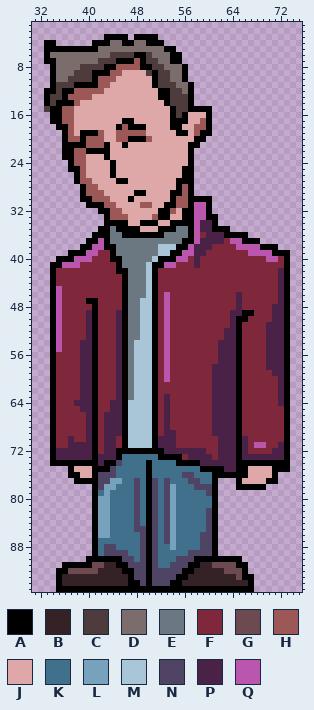
File history of a sprite sheet, Animus/Assets/Art/Player/Death/death1.png. Above: the version before the commit.
The file is 96x96 pixels. Shown: x 31..75, y 1..95.
Palette (. is transparent): A #000000  B #352226  C #4e3c3c  D #7c6d6d  E #6b7881  F #7f283c  G #6d4950  H #9c5757  J #dea8a8  K #41708c  L #76a2bd  M #a8c6d7  N #504465  P #4b2247  Q #ba56ae
Pixels before, first column x 33:
 3 ..........AAAA.AAAA......................
 4 AA......AAADDAADDAAA.....................
 5 AAAAAAAAADDDDDDDDDDDAA...................
 6 ADDDDDDDDDDCCCCAACDDDAA..................
 7 AADDDDDDDCCCAAAHACCDDAA..................
 8 .ADDDDCCCCAAHHHHAACCDDDA.................
 9 .ADDDCCCAAAHHJJJJCACCDDA.................
10 .ADDCCCCAHHHJJJJJJACCDDA.................
11 .ACCCAAAAHHJJJJJJJACCCDDA................
12 AACAAHHHHHJJJJJJJJJAACCDA................
13 ACCAHHHHJJJJJJJJJJJAACCCA................
14 ACAAAHJJJJJJJJJJJJJJACCCA................
15 CAAHHJJJJJJJJJJJJJJJJACCAAAA.............
16 .AAHHJJJJJJJJJJJJJJJJACAJJJA.............
17 .AAHHJJJJJJJJAAJJJJJJAAAJJHA.............
18 ..AAHJJJJJJJAHAAAJJJJAAJJHHA.............
19 ...AHJAAAHJJHHHHHJJJJJAAJHAA.............
20 ...AHHAHHHJJHHAAAHJJJJJJJAA..............
21 ...AAAAHHHAJJAJJJJJJJJJJAA...............
22 ...AAHHAAAAJJJJJJJJJJJJJA................
23 ...AAHHJJJAJJJJJJJJJJJJJA................
24 ....AHHJJJJAJJJJJJJJJJJJA................
25 ....AAHJJJJAJJJJJJJJJJJAA................
26 .....AHJJJJAJJJJJJJJJJJAA................
27 .....AHHJJJJAAJJJJJJJJAAA................
28 ......AHHJJJJJJJJJJJJJAHA................
29 ......AHHHJJJJJAAJJJJAAHA................
30 ......AAHHHJJJAJJJJJJAHHAAAA.............
31 .......AAAHHJJJJHHJJAAHHAQQA.............
32 .........AAHHJJJJJJAAHJAAQQA.............
33 ..........AHHHJJJJHAAJJAAQQAA............
34 ..........AAAAJJAAAJJAAAAQPPA............
35 .........AAEAAAAJJJAAAEEAQPPAAA..........
36 ........AAAEEAAAAAAAEEEEAQFPPPAAAA.......
37 .......AAQAEEEEEEEEEEEEAAQPPPPFQQAAA.....
38 ......AAQQAAEEEEEEEMMMAAQPPPFFFFQQQQAAA..
39 ....AAAQQFFAEEEEEEEMMAAQQPPFFFFFFFQQQQAAA
40 ..AAAQQQFFFAAEEEEEMAAAQQFPFFFFFFFFFFFQQFA
41 .AAQQQFFFFFFAEEEEMAAQQFFFPFFFFFFFFFFFFFFA
42 .AFFFFFFFFFFAAEEEMAFFFFFFFFFFFFFFFFFFFFPA
43 .AFFFFFFFFFFFAEEEMAFFFFFFFFFFFFFFFFFFFFPA
44 .AFFFFFFFFFFFAEEEMAFFFFFFFFFFFFFFFFFFFFPA
45 .AQFFFFFFFFFFAEEEMAFFFFFFFFFFFFFFFFFFFFPA
46 .AQFFFFFFFFFFAEEEMAFQFFFFFFFFFFFPFFFFFFPA
47 .AQFFFFAAFFFFAEEMMAFQFFFFFFFFFFFPFFFFFFPA
48 .AQFFFFFAFFFFAEEMMAFQFFFFFFFFFFFPFFFFFPPA
49 .AQFFFFPAFFFPAEEMMAFQFFFFFFFFFFPPAAFFFPPA
50 .AQFFFFPAFFFPAEEMMAFQFFFFFFFFFFPAAFFFFPPA
51 .AQFFFFPAFFFPAEEMMAFQFFFFFFFFFFPAFFFFPPPA
52 .AQFFFFPAFFFPAEEMMAFQFFFFFFFFFPPAFFFFPPPA
53 .AQFFFFPAFFFPAEEMMAFQFFFFFFFFFPPAFFFFPPPA
54 .AQFFFPPAFFFPAEMMMAFQFFFFFFFFPPPAFFFFPPPA
55 .AQFFFPPAFFFPAEMMMAFQFFFFFFFFPPPAFFFFPPPA
56 .AFFFFPPAFFFPAEMMMAFQFFFFFFFFPPPAFFFFPPPA
57 .AFFFFPPAFFFPAEMMMAFQFFFFFFFFPPPAFFFFPPPA
58 .AFFFFPPAFFFPAEMMMAFQFFFFFFFPPPPAFFFFPPPA
59 .AFFFFPPAFFFPAEMMMAFQFFFFFFFPPPPAFFFFFPPA
60 .AFFFFPPAFFFPAEMMMAFQFFFFFFFPPPPAFFFFFFPA
61 .AFFFFPPAFFFPAEMMMAFFFFFFFFFPPPPAFFFFFFPA
62 .AFFFFPPAFFFPAEMMMAFFFFFFFFFPPPPAFFFFFFPA
63 .AFFFFPPAFFFPAEMMMAFPFFFFFFFPPPPAFFFFFFPA
64 .AFFFPPPAFFPPAMMMMAFPFFFFFFFPPPPAFFFFFFPA
65 .AFFFFPPAFFPPAMMMMAFPFFFFFFFPPPPAFFFFFFFA
66 .AFFFFFPAFPPPAMMMMAFPFFFFFFFPPPPAFFFFFFFA
67 .AFFFFFPAFPPPAMMMMAFPFFFFFFFPPPPAFFFFFFFA
68 .AFFFFFPAFPPPAMMMMAFPFFFFFFFPPPPAFFFFFFFA
69 .AFFFFFPAFPPPAMMMMAFPPFFFFFFPPPPAFFFFFFFA
70 .AFFPFFPAFPPFAMMMMAPPPFFFFFFFPPPAPFFFFFFA
71 .AFFPPPPAFPPFAMMMMAPPPFFFFFFFPPPAPFQQFFPA
72 .APPPPPPAFPPAAAAAAAAPPPPPPPFFPPPAPFFFFPPA
73 .APPPPPPAPPPAKKKKKKAAAAFPPPPFPPPAPPPPPPPA
74 .AAAAAAAAPAANKKKKAKKKKAAAAPPPPPPAAAAAAAAA
75 ....AJJJAAANKKKKKAKKKKKKKKAAAAPPAAJJJJAAA
76 ....AAJJANNNKKKKKAKKKKKNNKKKAAAAAAJJJJA..
77 .....AAAANNLLKKNKANKNKKKNNKKA...AJJJJAA..
78 ........ANLLKKKNKANKNLKKKNNNA...AAAAA....
79 ........AKLKKKKNKANKNLKKKKKNA............
80 ........ALLKKKKNKANKNLKKKKKKA............
81 ........ALLKKKKNKANKNLKKKKKKA............
82 ........ALLKKKKNKANKNLKKKKKNA............
83 ........ALLKKKKNKANKNLKKKKKNA............
84 ........ALLKKKKNKANKNLKKKKKNA............
85 ........ALLKKKKNNANKNLKKKKKNA............
86 ........ALLKKKKKNANKNLKKKKNNA............
87 ........AKKKKKKKNANKNLKKKKNNA............
88 ........AKNNKKKKNANKKLKKKKNNA............
89 ........AKNNNNKKNANKKKKKNNNNA............
90 .......AAAAAANNKNANKKKNNNAAAAAAAA........
91 ...AAAAAGGBBAANNNANKKNNNAABBGGGGAA.......
92 ..AAGGGGGBBBBAANNANNNNNAABBBBBGGGA.......
93 ..ABBBBBBBBBBBANNANNNNAABBBBBBBBGAA......
94 ..ABBBBBBBBBBBAANANNNAABBBBBBBBBBBA......
95 ..AAAAAAAAAAAAAAAAAAAAAAAAAAAAAAAAA......
And afterwards:
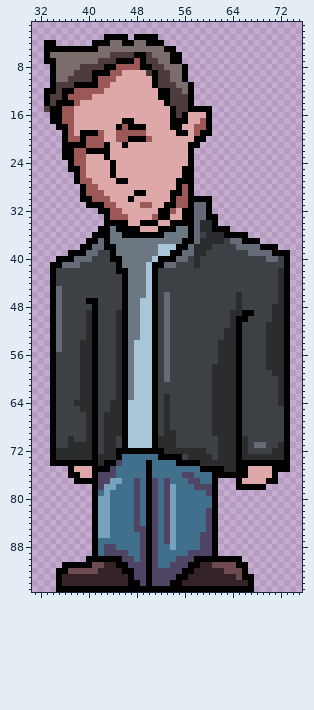
The edit:
colour F: #7f283c -> #3d4044
colour P: #4b2247 -> #2b2c2e
colour Q: #ba56ae -> #646b76
Pixel boxes of the changes (left, top, right, bottom) in both pictures:
changed: (158, 202, 284, 472)
changed: (56, 238, 122, 466)
